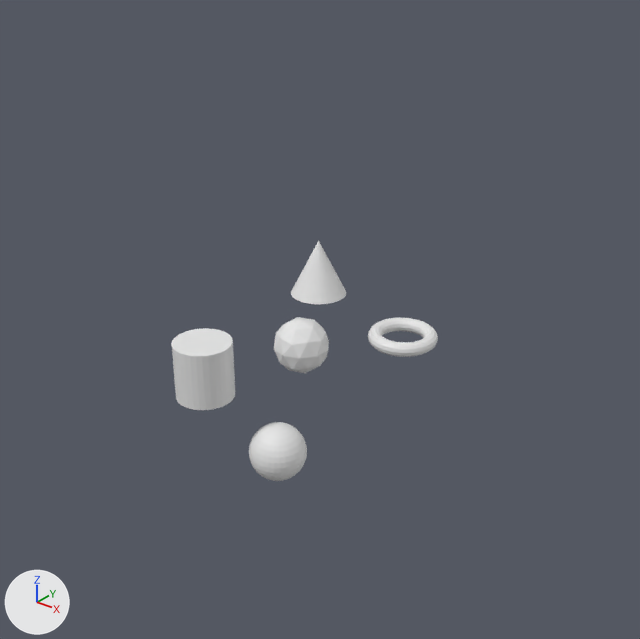
The glTF model objetos.gltf as it was, and as the next commit left it.
Before and after are seen from a 50 mm camera at (21.0, -21.7, 15.5) aimed at (3.0, 0.8, 1.5). Every picture has the same lights, and +X, +Y and +Z are marked at lower left. Where no turn or scale is listed for an object, it has been applied to the vertices.
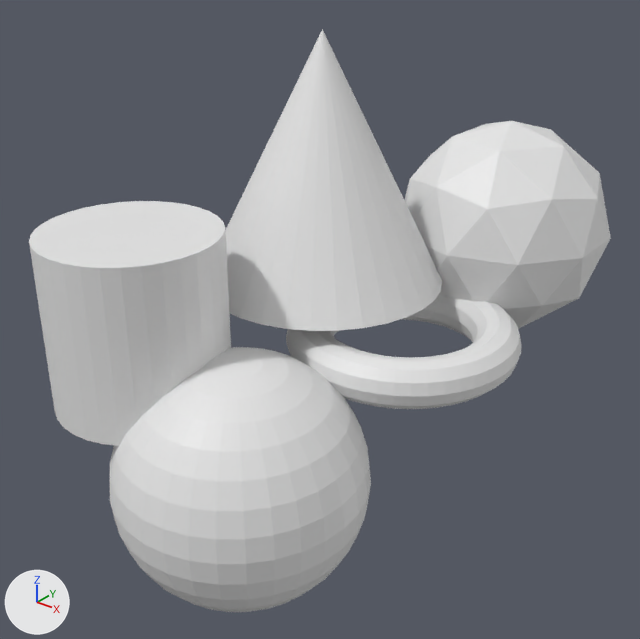
Pixel boxes (x1, y1, x2, y2) of what changed, in the pictures (640 x 639 px):
'Sphere', moved, rescaled (344% wider, 343% taller): before (249, 422, 307, 481); after (110, 347, 371, 612)
'Cylinder', moved, rescaled (212% wider, 196% taller): before (171, 328, 235, 410); after (29, 201, 231, 446)
'Cone', moved, rescaled: before (291, 241, 346, 304); after (225, 29, 442, 331)
'Icosphere', moved, rescaled (271% wider, 267% taller): before (274, 317, 329, 373); after (404, 121, 611, 329)
'Torus', rescaled: before (368, 318, 438, 357); after (286, 294, 522, 409)

Diff of the bpy script that builds the scene:
```diff
--- a/objetos.gltf.py
+++ b/objetos.gltf.py
@@ ob_cone @@
 ob_cone.parent = ob_scene_root
-ob_cone.location = (2.709, -3.405, 1.047)
+ob_cone.location = (2.003, -6.883, 2.132)
+ob_cone.scale = (4.44, 4.44, 4.44)
@@ ob_cylinder @@
 ob_cylinder.parent = ob_scene_root
-ob_cylinder.location = (1.78, -1.103, -3.893)
+ob_cylinder.location = (0.188, -2.988, -5.174)
+ob_cylinder.scale = (-2.96, -2.96, -2.96)
@@ ob_icosphere @@
 ob_icosphere.parent = ob_scene_root
-ob_icosphere.location = (3.24, -1.114, -0.574)
+ob_icosphere.location = (5.92, -3.586, 8.541)
+ob_icosphere.scale = (-4.11, -4.11, -4.11)
@@ ob_sphere @@
 ob_sphere.parent = ob_scene_root
-ob_sphere.location = (3.935, 1.901, -2.718)
+ob_sphere.location = (3.935, 1.901, -4.543)
+ob_sphere.scale = (4.26, 4.26, 4.26)
@@ ob_torus @@
 ob_torus.location = (5.552, -1.034, 2.314)
+ob_torus.scale = (3.34, 3.34, 3.34)
```
